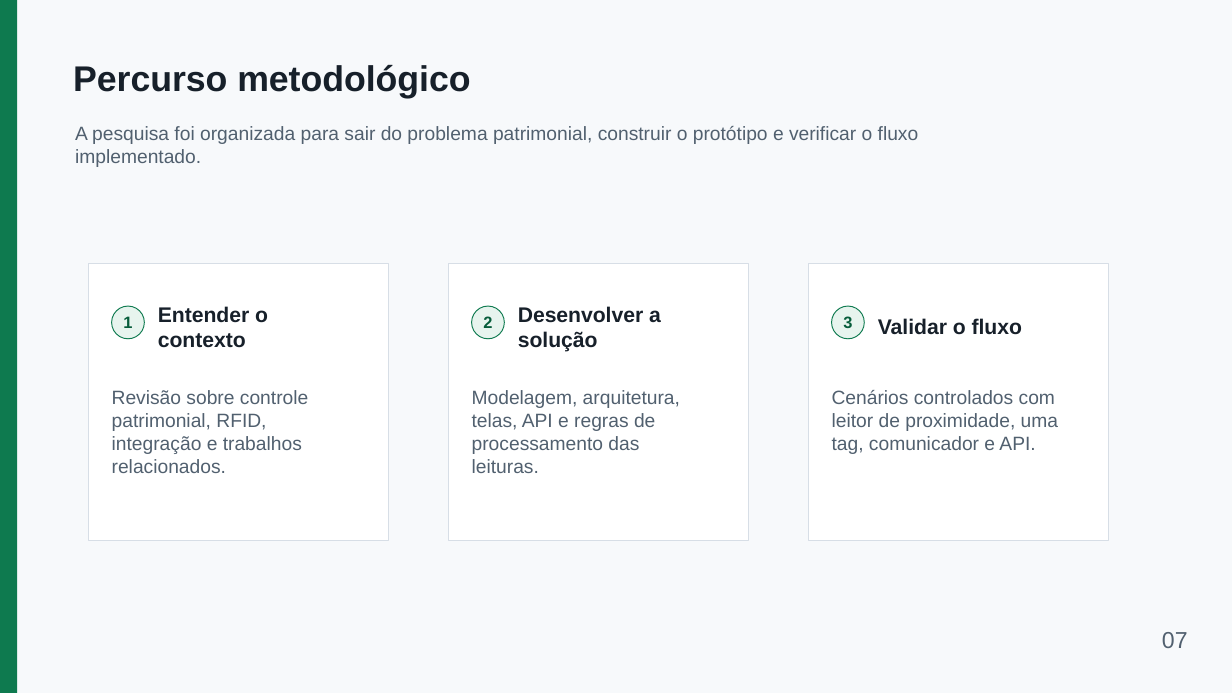
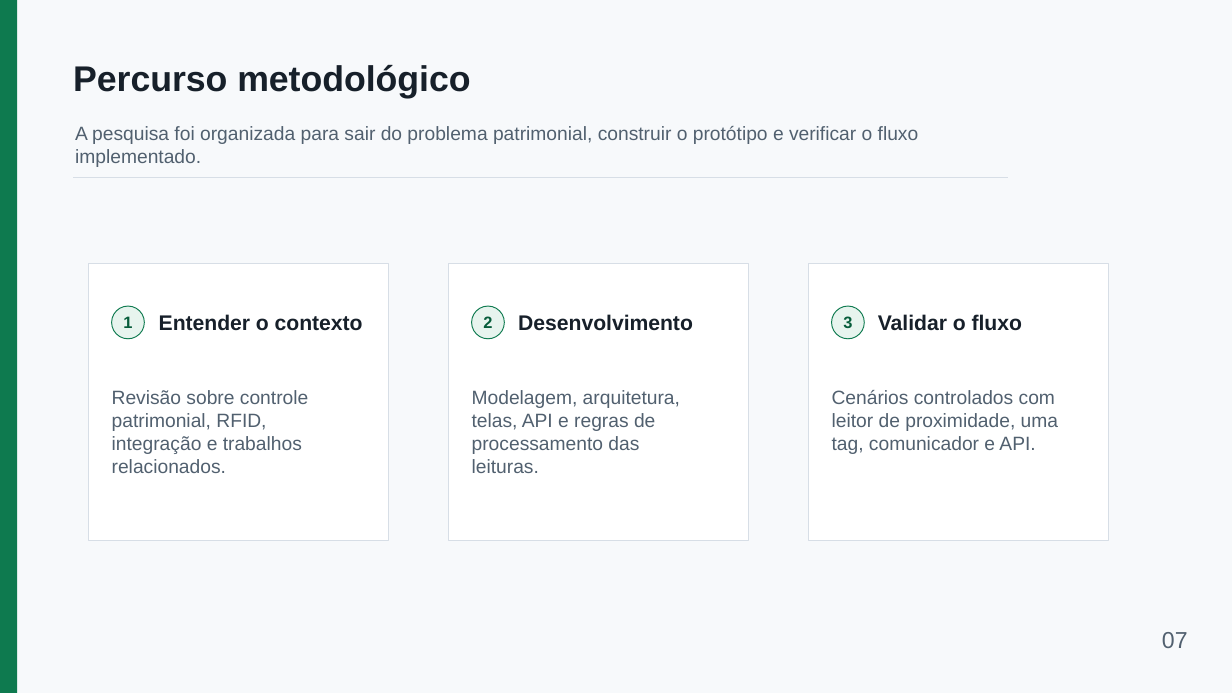
Before and after one commit to EzekLobo/InventoryRFID, a slide deck: slide 7 of docs/tcc/apresentacao-inventoryrfid-15min.pptx. Drawn at 1232x693 pixels with LibreOffice and Linux fonts; fonts in the diff are those of the drawing. Boxes give left, top, right and bottom in pixels: in the first picture for what was removed or moved away, otherwise in the second. Text is boxed around its words. In the diff, an @@ line names an element or a change of style, - is before the commit and + after.

```diff
--- a/docs/tcc/apresentacao-inventoryrfid-15min.pptx
+++ b/docs/tcc/apresentacao-inventoryrfid-15min.pptx
@@ line added from (73, 177) to (1008, 177), #D7DEE6 0.8 pt @@
@@ text "Entender o contexto" rewrapped from (158, 306, 268, 348) to (159, 314, 363, 331) @@
@@ text "Validar o fluxo": place and size @@
-text "Validar o fluxo" at (878, 318, 1022, 335)
+text "Validar o fluxo" at (878, 314, 1022, 331)
@@ text removed at (518, 306, 661, 352) @@
-Desenvolver a solução
@@ text added at (518, 314, 693, 331), 16.5 pt, text #17202A, bold @@
+Desenvolvimento
```
Also in this commit, not shown: 10 other slides changed, 2 slides added, 3 slides removed, 2 other files.
